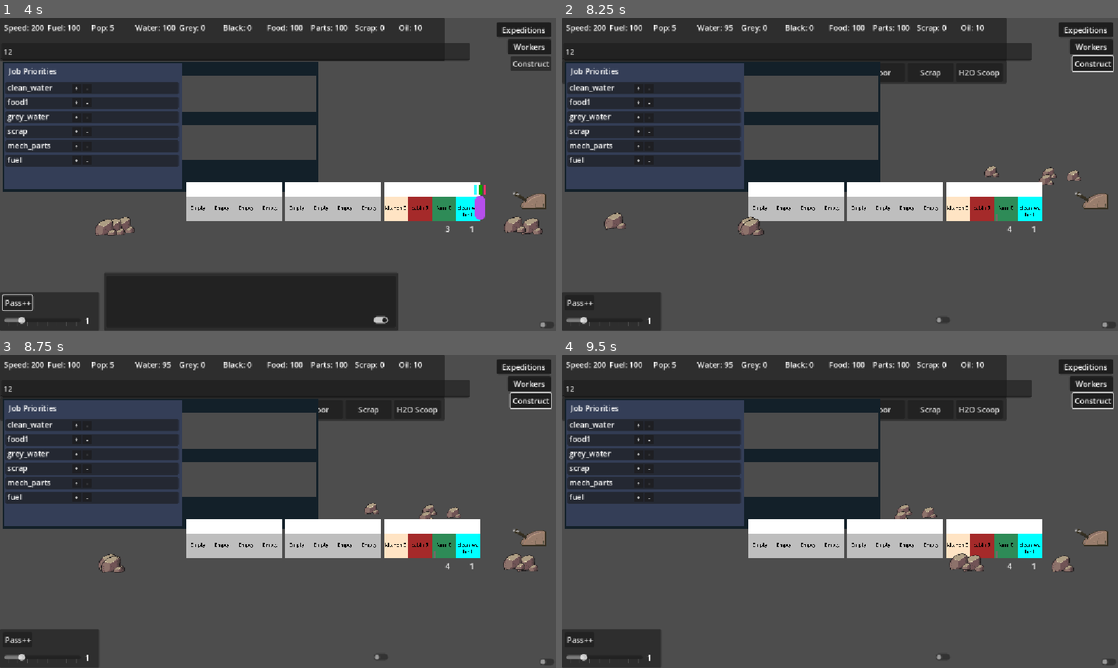
Above: before the commit, frames 1-4 (two rows, left to right).
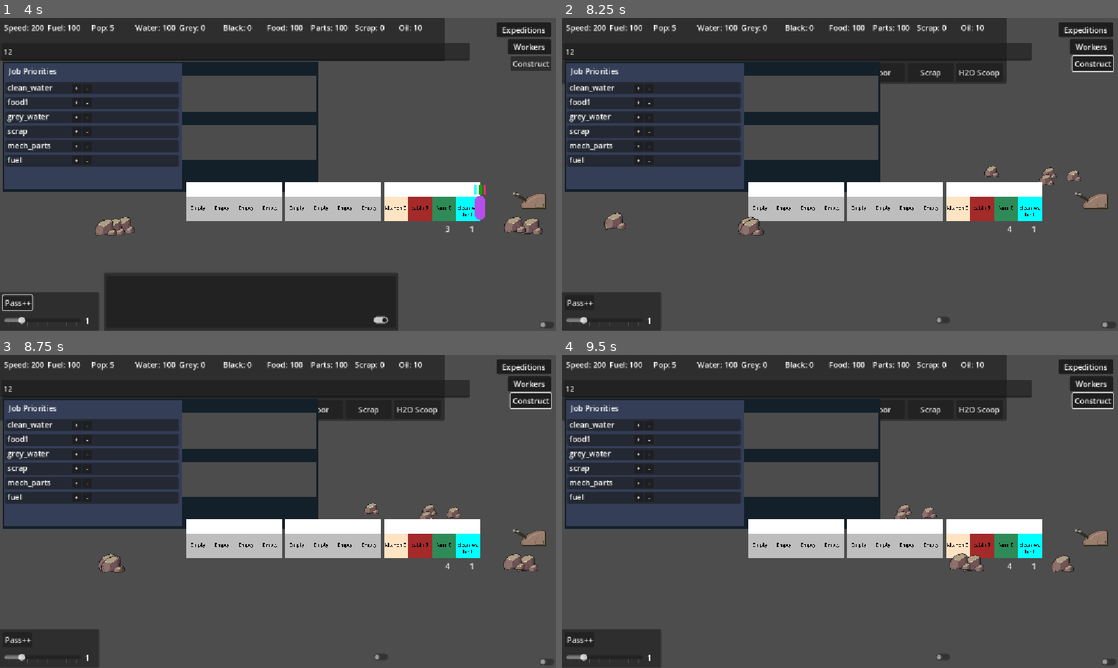
Above: after the commit, the same moments.

Repository: Sphinx111/ed_and_morgs_train_builder
Game: Godot game, scene res://Scenes/traincar.tscn
Same seed, same stepped clock (60 frames per second), same inputs: the game is played once before the commit and once after it.
Inputs (mouse positions are in pixels of both pictures, inside the frame that each line leads up to):
- Up to frame 1 (4 s): click (233, 52) at 0.52 s; type "12" at 0.6 s; click "Expeditions" at 1.25 s; click "Workers" at 2 s; click "Pass++" at 2.75 s; click (544, 324) at 3.5 s
- Up to frame 2 (8.25 s): click (940, 321) at 4.25 s; click "Construct" at 5 s; click "Cabin" at 5.75 s; click "Water" at 6.5 s; click "Farm" at 7.25 s; click "Refinery" at 8 s
- Up to frame 3 (8.75 s): no input
- Up to frame 4 (9.5 s): click "Parts" at 8.75 s

Frame 1 is identical in both runs. In frame 2, less than 0.1% of the frame differs, in the area x 29-79%, y 2-65%; in frame 3, less than 0.1%; in frame 4, less than 0.1%.

Commit message:
Production modules stop if no room for output
Production modules have a small overflow buffer, won't start production cycle until it has got rid of the resource from last production run

Diff:
--- a/Modules/Producers/ProductionProvider.gd
+++ b/Modules/Producers/ProductionProvider.gd
@@ -8,9 +8,11 @@
 
 var outputType1    : String  = ""	## The type of resource to produce
 var output1_amount : float = 0.0      ## Amount of resource to produce each cycle
+var output1_backlog : float = 0.0       ## Amount of resource waiting to add to train
 
 var outputType2    : String  = ""	## Only set this if there is an outputType1
 var output2_amount : float = 0.0      ## Amount of resource to produce each cycle
+var output2_backlog : float = 0.0     ## Amount of resource waiting to add to train
 
 var input_mode : int = Globals.USE_BOTH	## Defines whether to use both resources at once, or prioritise first input type
 
@@ -37,8 +39,8 @@
 ## Control function to call each resource tick, must provide MapHandler if resource comes from map
 func produce(train : Train, worker_modifier : float) -> int:
 	var result = Globals.RESULT_OK
-
-	if progress == 0.0:
+	chew_backlog(train)
+	if progress == 0.0 && (output1_backlog > 0 or output2_backlog > 0):
 		if input_mode == Globals.USE_BOTH:
 			result = start_cycle_both(train, worker_modifier)	# Might indicate insufficient resources
 		elif input_mode == Globals.USE_EITHER:
@@ -118,7 +120,9 @@
 
 	return result
 
-
+func chew_backlog(train : Train):
+	var output1_backlog : float = train.add_res(outputType1, output1_backlog)
+	var output2_backlog : float = train.add_res(outputType2, output2_backlog)
 
 func make_progress(train : Train, worker_modifier : float):
 	# Don't make progress if train is above max speed for this module (ie scrap arms)
@@ -133,6 +137,6 @@
 		if outputType1 == "pop":
 			train.passengerManager.add_passenger()
 			return
-		train.add_res(outputType1, output1_amount)
+		output1_backlog += train.add_res(outputType1, output1_amount)
 		if outputType2 != "":
-			train.add_res(outputType2, output2_amount)
+			output2_backlog += train.add_res(outputType2, output2_amount)
--- a/Modules/Storage/EngineStorageProvider.gd
+++ b/Modules/Storage/EngineStorageProvider.gd
@@ -22,7 +22,8 @@
 		"seeds4" : 200.0,
 		"seeds5" : 200.0,
 		"seeds6" : 200.0,
-		"scrap" : 200.0
+		"scrap" : 200.0,
+		"oil" : 100.00
 	}
 	for type in max_storage:
 		parentTrain.amend_storage(type, max_storage[type])
--- a/Scenes/ExpeditionOption.gd
+++ b/Scenes/ExpeditionOption.gd
@@ -20,7 +20,8 @@
 const default_gains : Dictionary = {
 	"scrap" : ["scrap", 25, 1.0, Globals.scrap_texture, Color.WHITE],
 	"grey_water" : ["grey_water", 15, 1.0, Globals.water_texture, Color.AQUA],
-	"pop" : ["pop", 2, 1.0, Globals.pop_texture, Color.WHITE]
+	"pop" : ["pop", 2, 1.0, Globals.pop_texture, Color.WHITE],
+	"oil" : ["oil", 10, 1.0, Globals.water_texture, Color.BLACK]
 }
 
 # List of resources required to launch the expedition, per person
@@ -94,6 +95,11 @@
 		result.append(default_costs["pop"])
 		result.append(default_costs["clean_water"].duplicate())
 		result[1][1] = 4
+		result.append(default_costs["food1"].duplicate())
+		result[2][1] = 2
+	elif typeWanted == "oil":
+		result.append(default_costs["pop"])
+		result.append(default_costs["clean_water"])
 		result.append(default_costs["food1"].duplicate())
 		result[2][1] = 2
 	return result
--- a/Scenes/ExpeditionsController.gd
+++ b/Scenes/ExpeditionsController.gd
@@ -40,8 +40,10 @@
 			expedition_name = "Fetch Scrap"
 		elif resourceSpot.resource_type == "grey_water":
 			expedition_name = "Fetch Water"
+		elif resourceSpot.resource_type == "oil":
+			expedition_name = "Fetch Oil"
 
-		if resourceSpot.resource_type == "pop" or resourceSpot.resource_type == "scrap" or resourceSpot.resource_type == "grey_water":
+		if resourceSpot.resource_type == "pop" or resourceSpot.resource_type == "scrap" or resourceSpot.resource_type == "grey_water" or resourceSpot.resource_type == "oil":
 			var newOption : ExpeditionOption = ExpeditionOption.new_expedition(expedition_name, resourceSpot.resource_type, resourceSpot)
 			options_available.append(newOption)
 			available_expeditions_panel.add_child(newOption)
--- a/Train.gd
+++ b/Train.gd
@@ -98,15 +98,23 @@
 		return Globals.RESULT_OK
 	return Globals.NO_RESOURCES
 
-func add_res(key : String, amount : float) -> void:
+# adds a resource to the train, returning the amount that could not be added
+func add_res(key : String, amount : float) -> float:
 	if res.has(key):
-		res[key] = res[key] + amount
-		clampf(res[key], 0, max_res[key]) ## Todo: Don't discard extra res
+		if max_res.has(key):
+			var goal_amount : float = res[key] + amount
+			if goal_amount > max_res[key]:
+				var excess : float = goal_amount - max_res[key]
+				res[key] = max_res[key];
+				return excess
+			else:
+				res[key] = res[key] + amount
 	elif key == "pop":
 		for i in range(floor(amount)):
 			passengerManager.add_passenger()
 	else:
 		print_debug("adding resource that doesn't exist: " + key)
+	return 0
 
 func get_expedition_team(passengers_needed : int) -> Array[Passenger]:
 	return passengerManager.get_expedition_passengers(passengers_needed)
